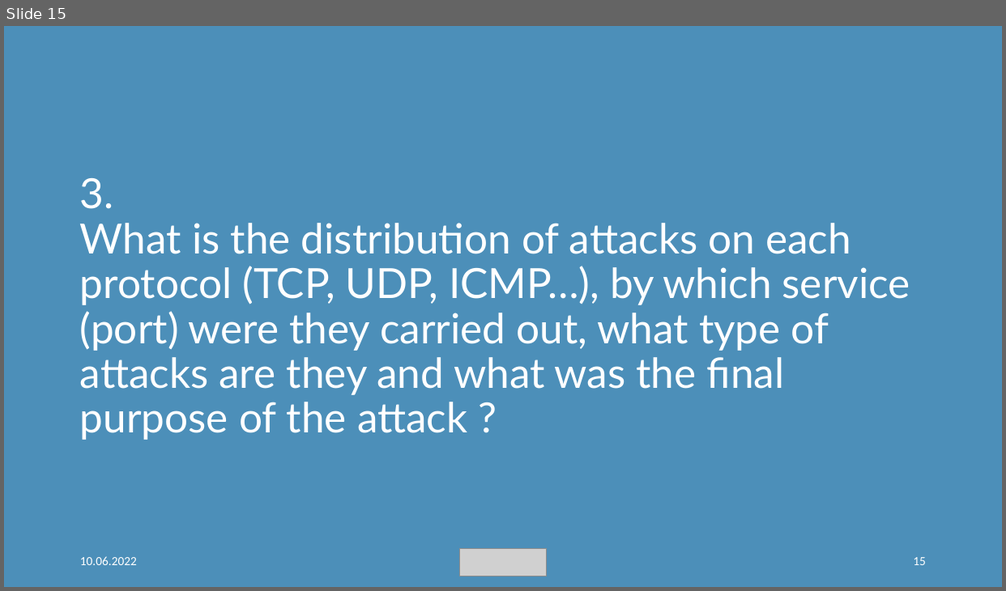
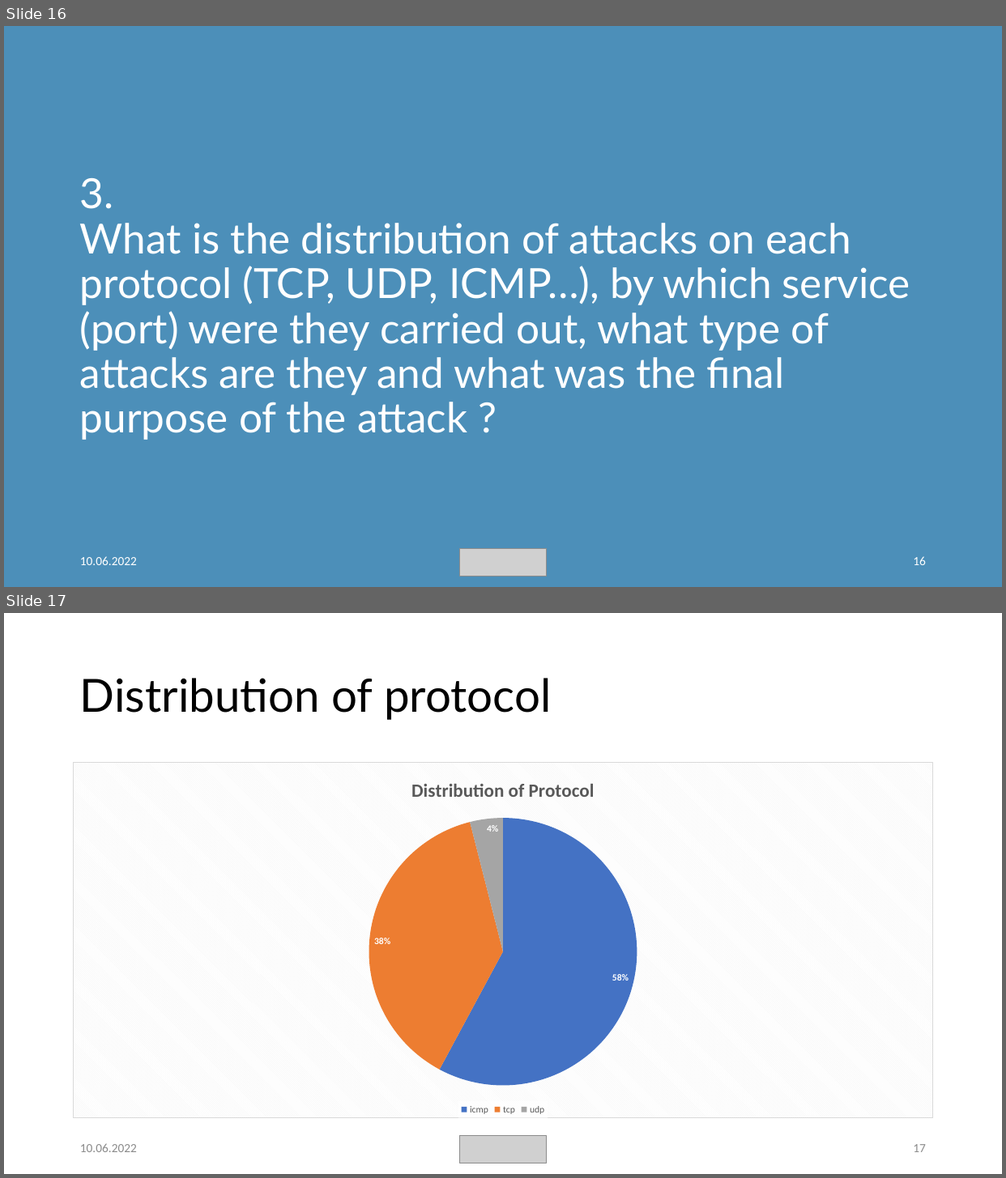
Before and after one commit to weevood/MA-BDA_Project, a slide deck: Documentation/Anomaly-Detection-in-Network-Traffic-with-K-means-Clustering.pptx. Shown one above the other, each under a label of ours: slide 15 before the commit, slides 16 and 17 after it. The pictures are 1006x591 and 1006x1178 pixels, drawn with LibreOffice and Linux fonts; fonts in the diff are those of the drawing; grey boxes stand for pictures. Boxes give left, top, right and bottom in pixels: in the first picture for what was removed or moved away, otherwise in the second. Text is boxed around its words. In the diff, an @@ line names an element or a change of style, - is before the commit and + after.

Commit message:
Update to presentation with anomaly characteristics and protocol distribution

```diff
--- a/Documentation/Anomaly-Detection-in-Network-Traffic-with-K-means-Clustering.pptx
+++ b/Documentation/Anomaly-Detection-in-Network-Traffic-with-K-means-Clustering.pptx
@@ slide 17 added at (x1=4, y1=613, x2=1002, y2=1174), background #FFFFFF @@
@@ title added at (x1=80, y1=678, x2=552, y2=720), 44 pt, text #000000 @@
+Distribution of protocol
@@ pie chart added at (x1=73, y1=763, x2=934, y2=1119) @@
+title "Distribution of Protocol "
+categories: icmp, tcp, udp
+Series 1: 58, 38, 4
@@ text added at (x1=80, y1=1144, x2=137, y2=1152), 12 pt, text #8C8C8C @@
+10.06.2022
@@ picture added at (x1=459, y1=1135, x2=547, y2=1163) @@
@@ page number added at (x1=913, y1=1144, x2=926, y2=1152), 12 pt, text #8C8C8C @@
+17
@@ what was slide 15 is now slide 16 @@
@@ page number at (x1=913, y1=557, x2=926, y2=565): text changed @@
-15
+16
```
Also in this commit, not shown: 2 slides changed, 1 other slide added, 1 other file.
